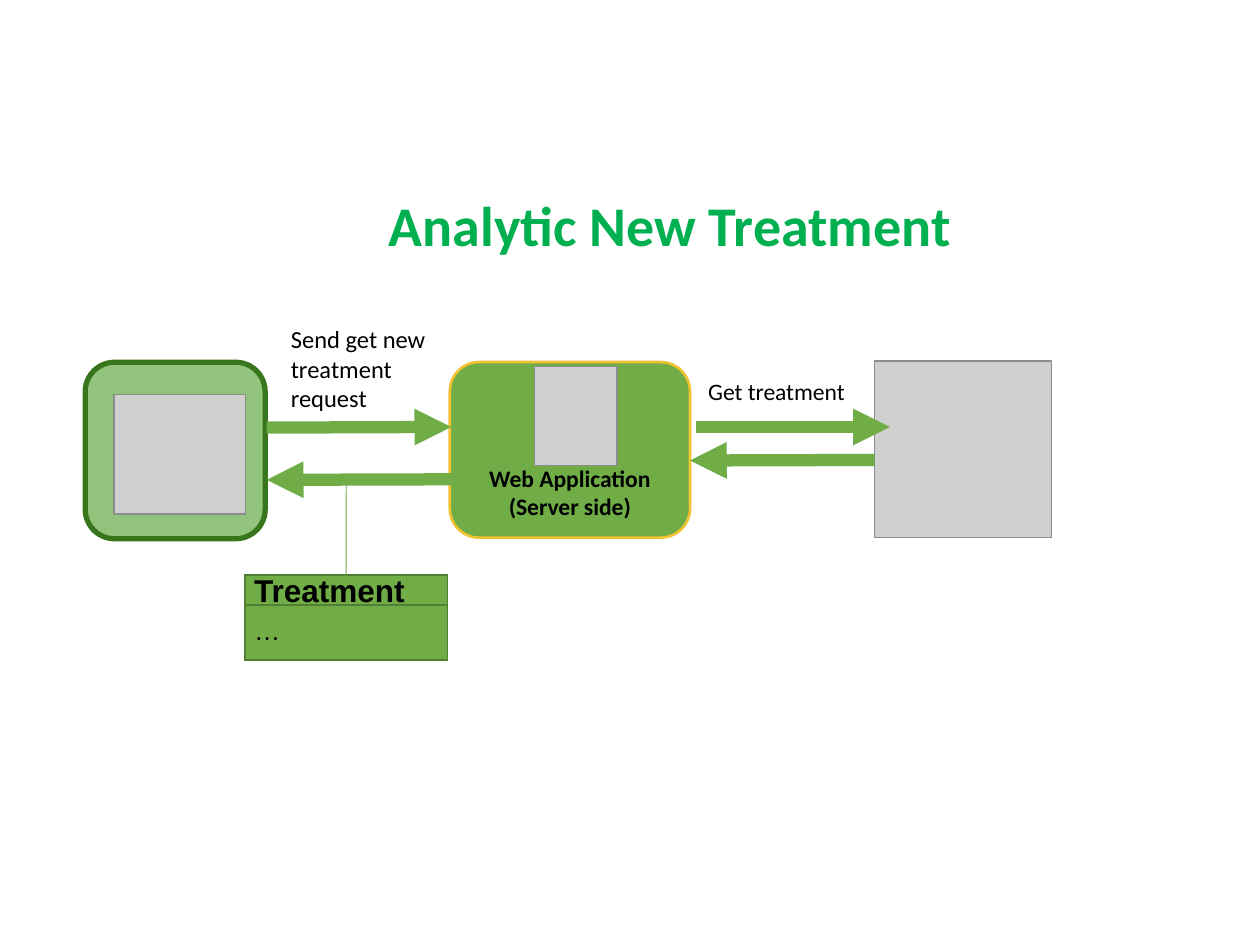
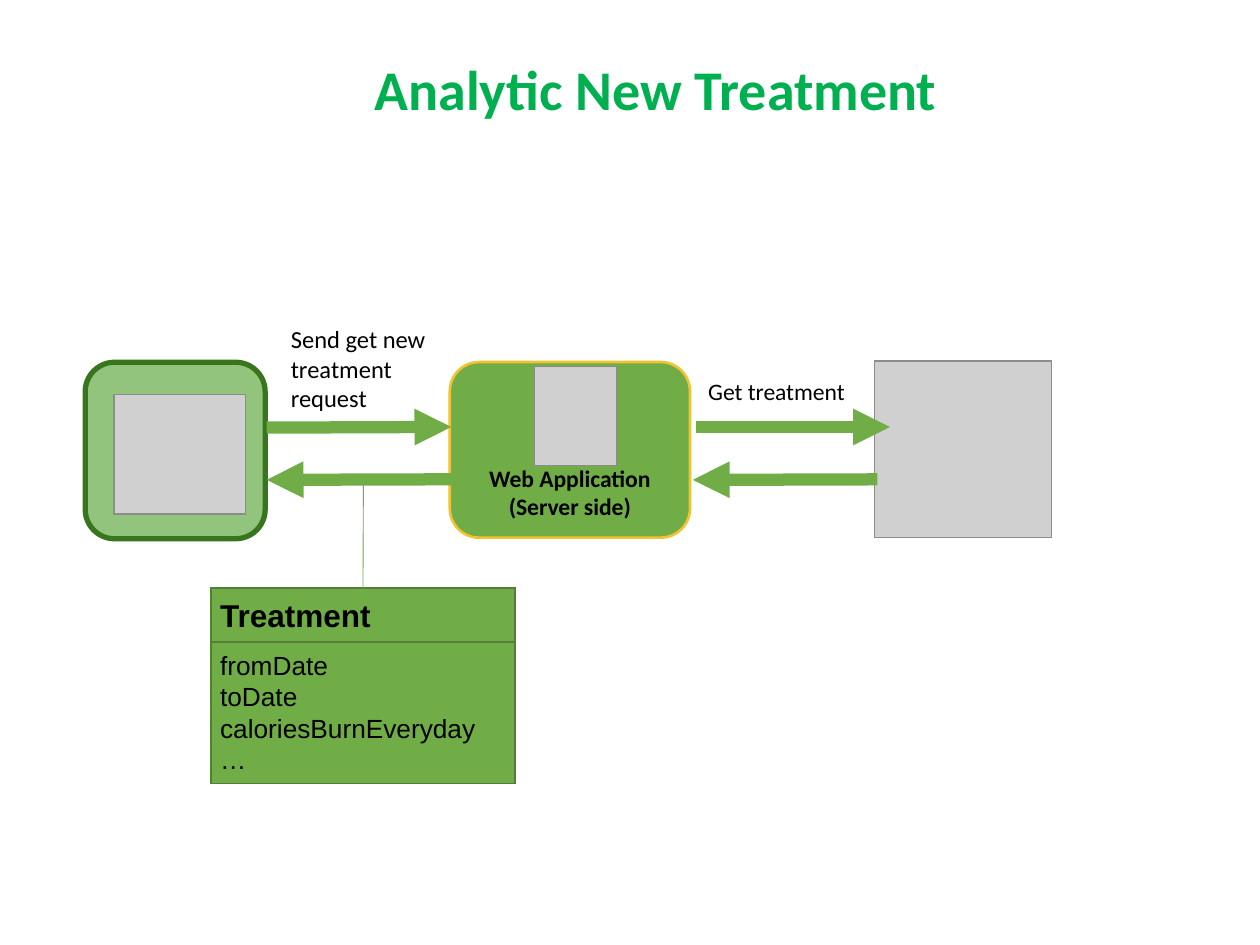
Before and after one commit to quantdse60878/HSTS, a slide deck: slide 30 of docs/Temperature Presentation/Khuong/khuong.pptx (slide 29 before the commit). Drawn at 1260x945 pixels with LibreOffice and Linux fonts; fonts in the diff are those of the drawing; grey boxes stand for pictures. Boxes give left, top, right and bottom in pixels: in the first picture for what was removed or moved away, otherwise in the second. Text is boxed around its words. In the diff, an @@ line names an element or a change of style, - is before the commit and + after.

```diff
--- a/docs/Temperature Presentation/Khuong/khuong.pptx
+++ b/docs/Temperature Presentation/Khuong/khuong.pptx
@@ text "Analytic New Treatment": place and size @@
-text "Analytic New Treatment" at box(389, 206, 951, 255)
+text "Analytic New Treatment" at box(375, 70, 937, 119)
@@ arrow moved from (874, 460) - (690, 461) to (877, 479) - (693, 480) @@
@@ line moved from (346, 575) - (346, 479) to (363, 588) - (363, 480) @@
@@ rectangle "Treatment": place and size @@
-rectangle "Treatment" at box(244, 575, 447, 604)
+rectangle "Treatment" at box(210, 588, 515, 643)
@@ rectangle "fromDate": place and size @@
-rectangle "fromDate" at box(244, 605, 447, 660)
+rectangle "fromDate" at box(210, 640, 515, 784)
@@ text in rectangle at box(220, 656, 475, 744): paragraphs added @@
+fromDate
+toDate
+caloriesBurnEveryday
```
Also in this commit, not shown: 7 other slides changed, 10 slides added.
